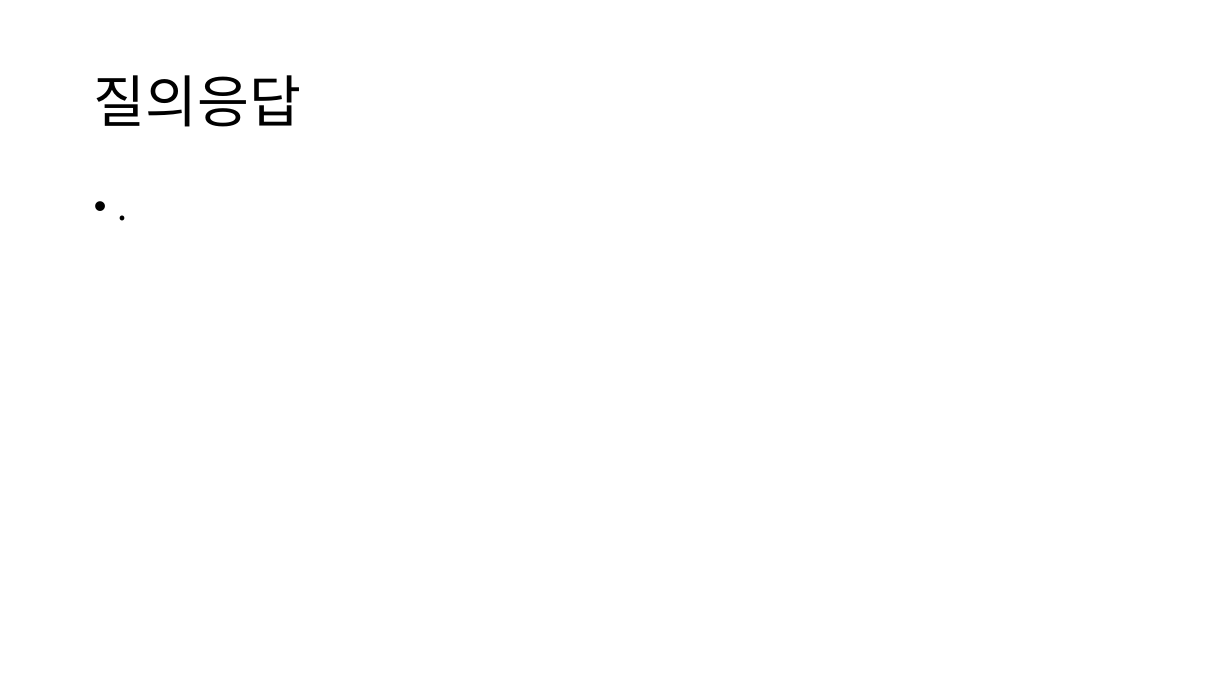
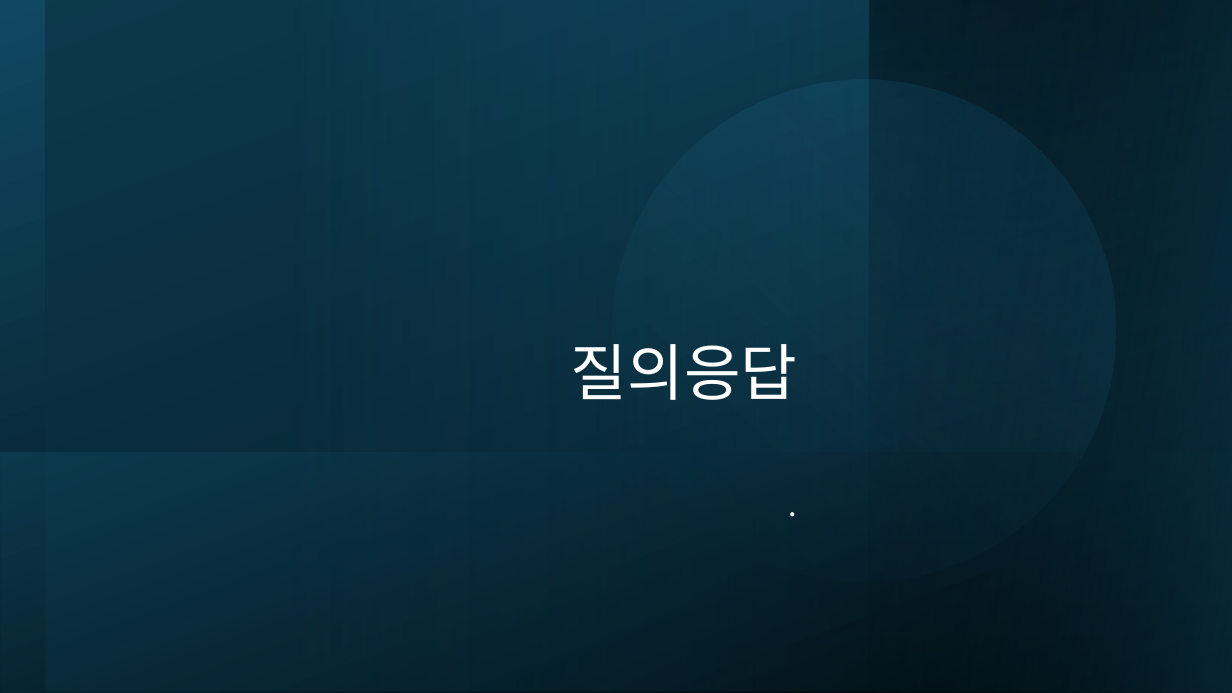
Before and after one commit to jeongwoo-gobroad/Project-toDoctoDoc, a slide deck: slide 27 of Project Mentally.pptx (slide 25 before the commit). Drawn at 1232x693 pixels with LibreOffice and Linux fonts; fonts in the diff are those of the drawing. Boxes give left, top, right and bottom in pixels: in the first picture for what was removed or moved away, otherwise in the second. Text is boxed around its words. In the diff, an @@ line names an element or a change of style, - is before the commit and + after.

```diff
--- a/Project Mentally.pptx
+++ b/Project Mentally.pptx
@@ rectangle added at <box>0,0,1232,693</box>, fill gradient #000000 to #104862 @@
@@ rectangle added at <box>46,0,1232,691</box>, fill gradient #0B3041 to #156082 @@
@@ ellipse added at <box>554,22,1174,640</box>, fill gradient #156082 to #46B1E1 @@
@@ rectangle added at <box>869,0,1232,693</box>, fill gradient #104862 to #000000 @@
@@ rectangle added at <box>870,0,1232,693</box>, fill gradient #104862 to #000000 @@
@@ title "질의응답": place and size @@
-title "질의응답" at <box>94,75,302,127</box>
+title "질의응답" at <box>571,344,798,400</box>
@@ title "질의응답" at <box>571,344,798,400</box>: size 44 to 48 pt, text colour #000000 to #FFFFFF; alignment left to right; vertical alignment middle to bottom @@
@@ rectangle added at <box>1,453,1232,693</box>, fill gradient #104862 to #000000 @@
@@ text ".": place and size @@
-text "." at <box>85,185,1148,625</box>
+text "." at <box>195,485,807,611</box>
@@ text "." at <box>195,485,807,611</box>: size 28 to 24 pt, text colour #000000 to #FFFFFF; alignment left to right; bullet • to none @@
```
Also in this commit, not shown: 4 other slides changed, 2 slides added, 3 other files.
